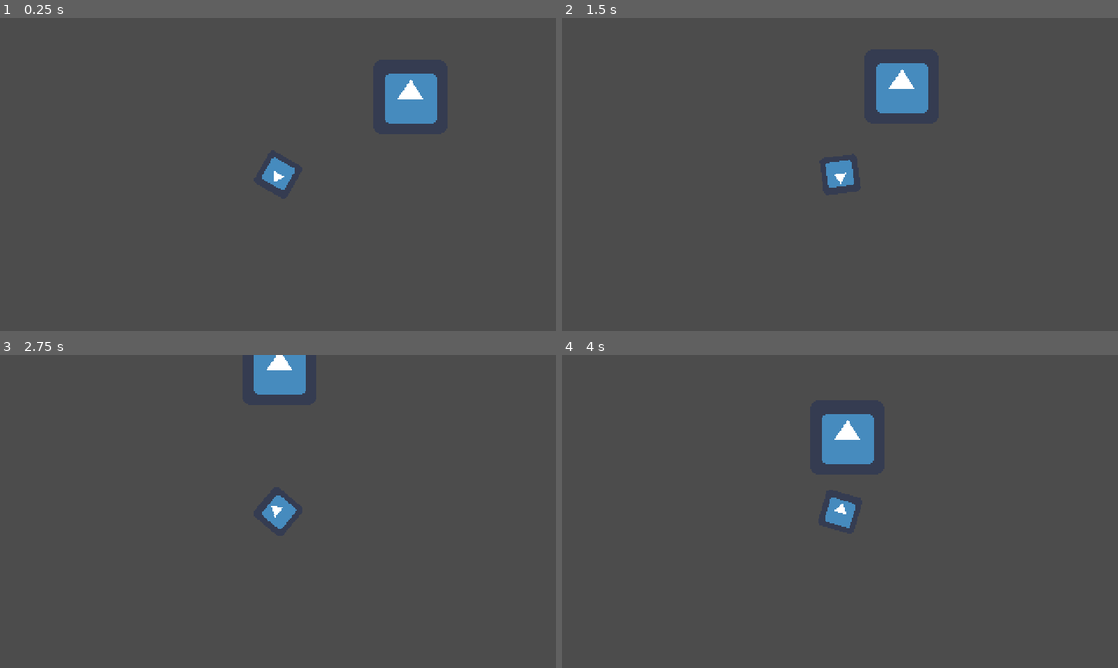
Above: before the commit, frames 1-4 (two rows, left to right).
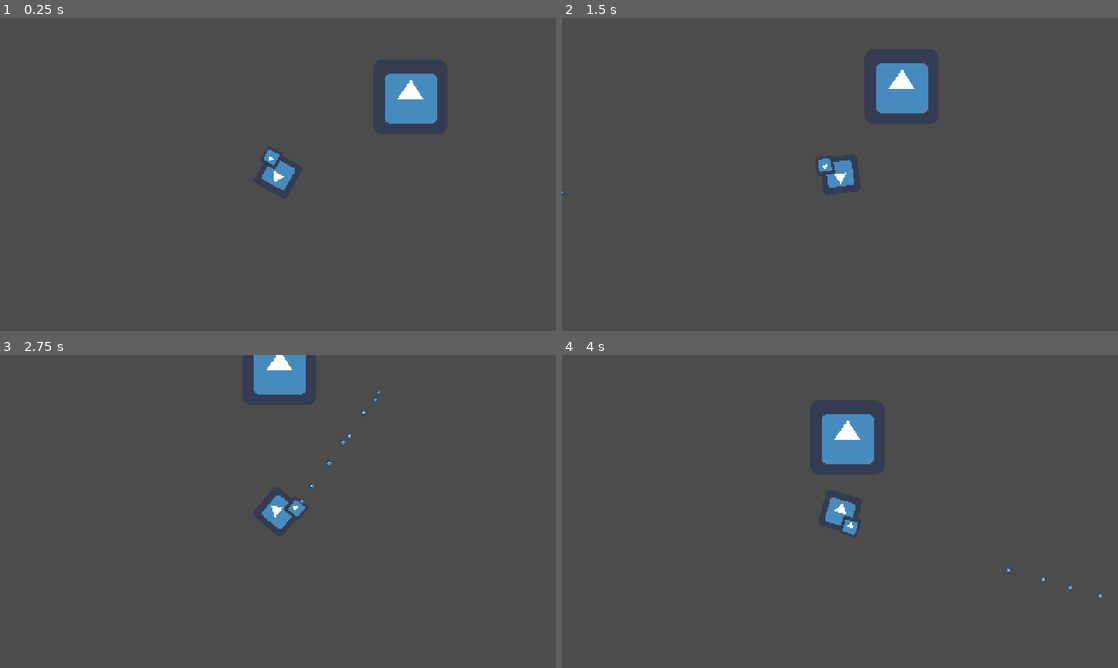
Above: after the commit, the same moments.

Repository: LennyPhoenix/GameOff2021
Game: Godot game, scene res://Prototyping.tscn
Two runs of this game, one before a commit and one after it. Both use one fixed random seed, a clock stepped at 60 frames per second and the inputs below. The engine's default icon, where the game draws it, is replaced by a stand-in: a white triangle on a blue panel in a dark square.
Inputs (mouse positions are in pixels of both pictures, inside the frame that each line leads up to):
- Up to frame 1 (0.25 s): no input
- Up to frame 2 (1.5 s): tap Enter at 0.5 s; move the mouse to (962, 158) at 0.52 s; press the mouse at (962, 158) at 0.53 s; hold D (right) 0.53-1.28 s; move the mouse to (728, 190) at 1.27 s; release the mouse at (728, 190) at 1.28 s; hold S (down) from 1.28 s (still down); right-click (728, 190) at 1.35 s
- Up to frame 3 (2.75 s): click (166, 527) at 1.55 s; move the mouse to (333, 442) at 2.02 s; release S (down) at 2.03 s; press the mouse at (333, 442) at 2.03 s; hold D (right) from 2.03 s (still down)
- Up to frame 4 (4 s): move the mouse to (812, 574) at 2.77 s; release D (right) at 2.78 s; release the mouse at (812, 574) at 2.78 s; hold W (up) 2.78-3.53 s; click (812, 574) at 2.85 s; move the mouse to (1006, 558) at 3.52 s; hold A (left) from 3.53 s (still down); hold Right mouse button (sneak) from 3.53 s (still down); click (1006, 558) at 3.8 s

The runs differ from the first frame. In frame 1, less than 0.1% of the frame differs, in the area x 47-51%, y 42-49%; in frame 2, 0.1%; in frame 3, 0.1%, in the area x 51-69%, y 11-52%; in frame 4, 0.1%.

Commit message:
:sparkles: Introduce firing bullets

Diff:
--- a/Prototyping.tscn
+++ b/Prototyping.tscn
@@ -12,6 +12,7 @@
 
 [node name="Block" type="StaticBody2D" parent="."]
 position = Vector2( 114.209, -67.0151 )
+collision_mask = 0
 
 [node name="Sprite" type="Sprite" parent="Block"]
 texture = ExtResource( 2 )
--- a/project.godot
+++ b/project.godot
@@ -7,6 +7,16 @@
 ;   param=value ; assign values to parameters
 
 config_version=4
+
+_global_script_classes=[ {
+"base": "Area2D",
+"class": "Bullet",
+"language": "GDScript",
+"path": "res://scenes/Bullet.gd"
+} ]
+_global_script_class_icons={
+"Bullet": ""
+}
 
 [application]
 
@@ -86,6 +96,17 @@
 "events": [ Object(InputEventMouseButton,"resource_local_to_scene":false,"resource_name":"","device":0,"alt":false,"shi …(212 unchanged characters)…
  ]
 }
+shoot={
+"deadzone": 0.5,
+"events": [ Object(InputEventMouseButton,"resource_local_to_scene":false,"resource_name":"","device":0,"alt":false,"shift":false,"control":false,"meta":false,"command":false,"button_mask":0,"position":Vector2( 0, 0 ),"global_position":Vector2( 0, 0 ),"factor":1.0,"button_index":1,"pressed":false,"doubleclick":false,"script":null)
+ ]
+}
+
+[layer_names]
+
+2d_physics/layer_1="Environment"
+2d_physics/layer_2="Entities"
+2d_physics/layer_3="Projectiles"
 
 [physics]
 
--- /dev/null
+++ b/scenes/Bullet.gd
@@ -0,0 +1,45 @@
+class_name Bullet
+extends Area2D
+
+export var speed := 1200.0
+export var max_distance := 3000.0
+
+onready var raycast := $RayCast2D
+
+var _travelled := 0.0
+
+
+func _init() -> void:
+	set_as_toplevel(true)
+
+
+func _on_body_entered(_body: Node) -> void:
+	queue_free()
+
+
+func _physics_process(delta: float) -> void:
+	var distance = speed * delta
+	raycast.cast_to = Vector2(distance, 0)
+
+	if raycast.is_colliding():
+		global_position = raycast.get_collision_point()
+	else:
+		position += transform.x * distance
+		_travelled += distance
+
+	if _travelled > max_distance:
+		queue_free()
+
+
+func fire(
+		delta: float,
+		new_transform: Transform2D,
+		random_rotation: float = 0.0,
+		random_speed: float = 0.0
+) -> void:
+	transform = new_transform
+	global_rotation_degrees += rand_range(-random_rotation/2, random_rotation/2)
+	speed += rand_range(-random_speed/2, random_speed/2)
+
+	var distance = speed * delta
+	raycast.cast_to = Vector2(distance, 0)
--- /dev/null
+++ b/scenes/Bullet.tscn
@@ -0,0 +1,25 @@
+[gd_scene load_steps=4 format=2]
+
+[ext_resource path="res://icon.png" type="Texture" id=1]
+[ext_resource path="res://scenes/Bullet.gd" type="Script" id=2]
+
+[sub_resource type="CircleShape2D" id=1]
+radius = 2.0
+
+[node name="Bullet" type="Area2D"]
+collision_layer = 4
+script = ExtResource( 2 )
+
+[node name="Sprite" type="Sprite" parent="."]
+position = Vector2( 0, 5.96046e-08 )
+scale = Vector2( 0.0625, 0.0625 )
+texture = ExtResource( 1 )
+
+[node name="CollisionShape2D" type="CollisionShape2D" parent="."]
+shape = SubResource( 1 )
+
+[node name="RayCast2D" type="RayCast2D" parent="."]
+enabled = true
+cast_to = Vector2( 0, 0 )
+
+[connection signal="body_entered" from="." to="." method="_on_body_entered"]
--- /dev/null
+++ b/scenes/Gun.gd
@@ -0,0 +1,12 @@
+extends Node2D
+
+export var bullet_scene: PackedScene = preload("res://scenes/Bullet.tscn")
+
+onready var muzzle: Position2D = $Muzzle
+
+
+func _process(delta: float) -> void:
+	if Input.is_action_pressed("shoot"):
+		var bullet: Bullet = bullet_scene.instance()
+		add_child(bullet)
+		bullet.fire(delta, muzzle.global_transform, 0.0, 500.0)
--- /dev/null
+++ b/scenes/Gun.tscn
@@ -0,0 +1,14 @@
+[gd_scene load_steps=3 format=2]
+
+[ext_resource path="res://icon.png" type="Texture" id=1]
+[ext_resource path="res://scenes/Gun.gd" type="Script" id=2]
+
+[node name="Gun" type="Node2D"]
+script = ExtResource( 2 )
+
+[node name="Sprite" type="Sprite" parent="."]
+scale = Vector2( 0.25, 0.25 )
+texture = ExtResource( 1 )
+
+[node name="Muzzle" type="Position2D" parent="."]
+position = Vector2( 8, 0 )
--- a/scenes/Player.tscn
+++ b/scenes/Player.tscn
@@ -1,12 +1,14 @@
-[gd_scene load_steps=4 format=2]
+[gd_scene load_steps=5 format=2]
 
 [ext_resource path="res://scenes/Player.gd" type="Script" id=1]
 [ext_resource path="res://icon.png" type="Texture" id=2]
+[ext_resource path="res://scenes/Gun.tscn" type="PackedScene" id=3]
 
 [sub_resource type="CircleShape2D" id=1]
 radius = 16.0
 
 [node name="Player" type="KinematicBody2D"]
+collision_layer = 2
 script = ExtResource( 1 )
 
 [node name="Camera2D" type="Camera2D" parent="."]
@@ -18,5 +20,8 @@
 scale = Vector2( 0.5, 0.5 )
 texture = ExtResource( 2 )
 
+[node name="Gun" parent="Rotate" instance=ExtResource( 3 )]
+position = Vector2( 12, 10 )
+
 [node name="CollisionShape2D" type="CollisionShape2D" parent="."]
 shape = SubResource( 1 )
